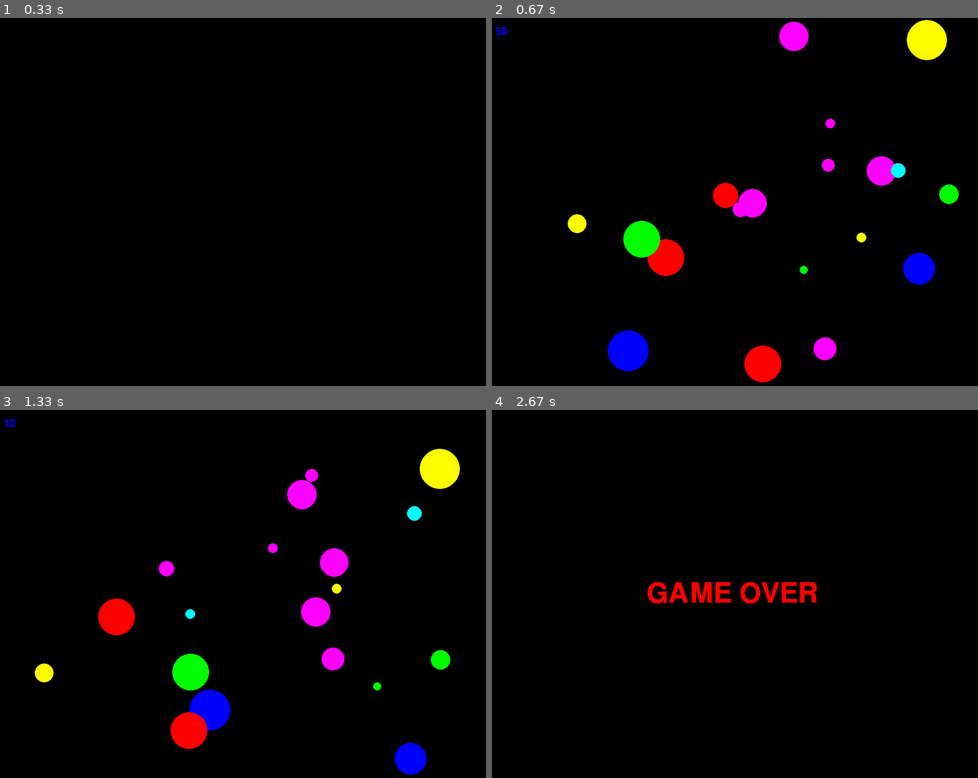
Above: before the commit, frames 1-4 (two rows, left to right).
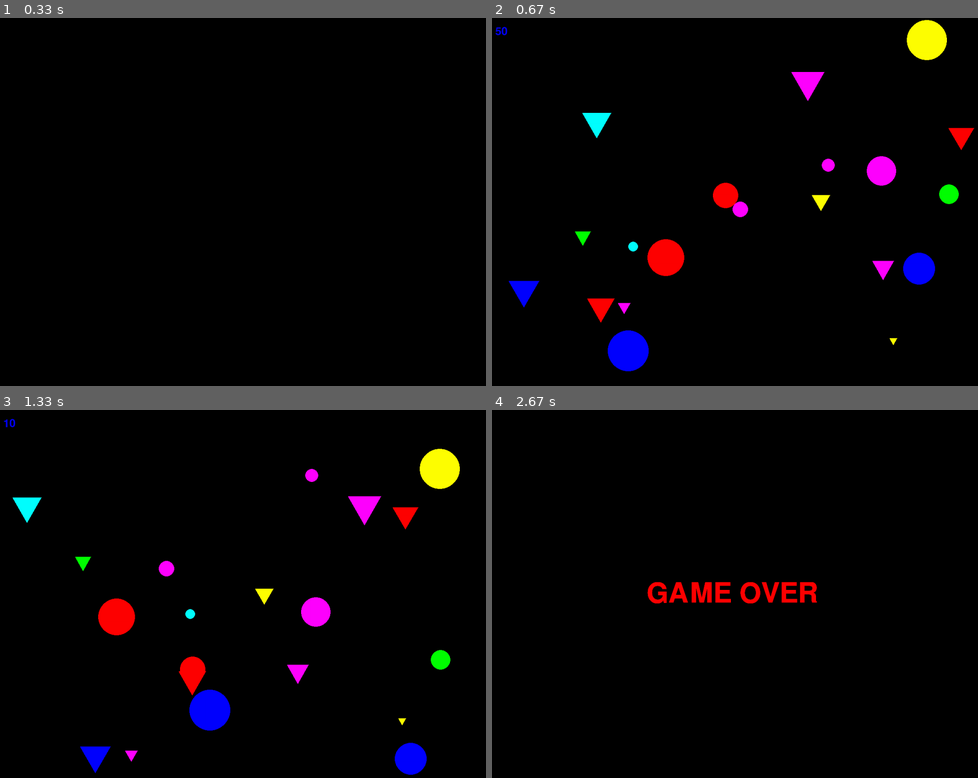
Above: after the commit, the same moments.

Repository: python-practice-b02-006/Biglov
Game: pygame game, started from lab5/ball.py
Same seed, same stepped clock (60 frames per second), same inputs: the game is played once before the commit and once after it.
Inputs (mouse positions are in pixels of both pictures, inside the frame that each line leads up to):
- Up to frame 1 (0.33 s): no input
- Up to frame 2 (0.67 s): tap Space at 0.33 s
- Up to frame 3 (1.33 s): click (243, 616) at 0.72 s; click (87, 538) at 1.05 s
- Up to frame 4 (2.67 s): click (744, 468) at 1.88 s; click (710, 689) at 2.3 s; move the mouse to (715, 531) at 2.57 s

Frame 1 is identical in both runs. In frame 2, 4.0% of the frame differs, in the area x 3-100%, y 0-100%; in frame 3, 3.8%; in frame 4, less than 0.1%.

Commit message:
added triangles

Diff:
--- a/lab5/ball.py
+++ b/lab5/ball.py
@@ -50,9 +50,74 @@
     dx, dy = xp - x, yp - y
     return dx**2 + dy**2 < r**2
 
+TRIANGLES = []
+def add_triangle():
+    posx = rnd.randint(MAX_RADIUS, screen.get_width() - MAX_RADIUS)
+    posy = rnd.randint(MAX_RADIUS, screen.get_height() - MAX_RADIUS)
+
+    phi = 2*rnd.random()*np.pi
+    spd_mod = rnd.randint(200, 400)
+    spd = int(np.cos(phi)*spd_mod), int(np.sin(phi)*spd_mod)
+
+    r = rnd.randint(MIN_RADIUS, MAX_RADIUS)
+    color = COLORS[rnd.randint(0, len(COLORS)-1)]
+    TRIANGLES.append(((posx, posy), spd, r, color))
+
+def refill_triangles(N):
+    while len(TRIANGLES) < N:
+        add_triangle()
+
+
+def draw_triangle(pos, size, color):
+    angles = [np.pi/2, np.pi + np.pi/6, -np.pi/6]
+    vertices = []
+    for a in angles:
+        vx = pos[0] + int(np.cos(a)*size)
+        vy = pos[1] + int(np.sin(a)*size)
+        vertices.append((vx, vy))
+
+    polygon(screen, color, vertices)
+
+def draw_triangles():
+    for pos, _, r, color in TRIANGLES:
+        draw_triangle(pos, r, color)
+
+
+def update_triangles():
+    global TRIANGLES
+    F_koef = 1.5
+
+    dt = 1/FPS
+    new_triangles = []
+    for pos, spd, r, color in TRIANGLES:
+        x, y = pos
+        sx, sy = spd
+
+        x += int(sx*dt)
+        y += int(sy*dt)
+
+        sx += -sy*F_koef*dt
+        sy +=  sx*F_koef*dt
+
+        x, sx = handle_collision(x, screen.get_width(), sx, r)
+        y, sy = handle_collision(y, screen.get_height(), sy, r)
+
+        new_triangles.append(((x, y), (sx, sy), r, color))
+
+    TRIANGLES = new_triangles
+
+def triangle_hit(idx, hit_pos):
+    x, y = TRIANGLES[idx][0]
+    r = TRIANGLES[idx][2]
+    xp, yp = hit_pos
+
+    dx, dy = xp - x, yp - y
+    return dx**2 + dy**2 < r**2
+
 PENALTY = 20
 def handle_click(event):
     global BALLS
+    global TRIANGLES
     global MAX_RADIUS
     hit = 0
     new_balls = []
@@ -63,10 +128,22 @@
             hit += int(PENALTY*(MAX_RADIUS/BALLS[i][2]))
             if(MAX_RADIUS > MIN_RADIUS):
                 MAX_RADIUS -= 1
+
+    new_triangles = []
+    for i in range(len(TRIANGLES)):
+        if not triangle_hit(i, event.pos):
+            new_triangles.append(TRIANGLES[i])
+        else:
+            hit += int(2*PENALTY*(MAX_RADIUS/TRIANGLES[i][2]))
+            if(MAX_RADIUS > MIN_RADIUS):
+                MAX_RADIUS -= 1
+
+
     if(hit == 0):
-        hit -= PENALTY
+        hit = -PENALTY
 
     BALLS = new_balls
+    TRIANGLES = new_triangles
     return hit
 
 def handle_collision(x, max_x, sp_x, r):
@@ -105,6 +182,7 @@
     clock = pygame.time.Clock()
     global QUIT_EVENT
 
+
     pygame.time.set_timer(pygame.NUMEVENTS-1, 1000)
     while (not QUIT_EVENT) and (score > 0):
         clock.tick(FPS)
@@ -117,20 +195,24 @@
             elif event.type == pygame.NUMEVENTS-1:
                 score -= PENALTY
 
-        refill_balls(balls_number)
+        refill_balls(balls_number//2)
         update_balls()
         draw_balls()
 
+        refill_triangles(balls_number//2)
+        update_triangles()
+        draw_triangles()
+
         img = font.render(str(score), True, BLUE)
         screen.blit(img, (20, 20))
 
         pygame.display.update()
         screen.fill(BLACK)
 
+    pygame.time.set_timer(pygame.NUMEVENTS-1, 0)
 
 
 font = pygame.font.SysFont(None, 100)
-pygame.time.set_timer(pygame.NUMEVENTS-1, 1000)
 game_over = False
 while not QUIT_EVENT:
     event = pygame.event.wait()
@@ -147,5 +229,4 @@
         screen.blit(img, ((screen.get_width() - img.get_width())//2, (screen.get_height() - img.get_height())//2))
         pygame.display.update()
 
-
 pygame.quit()
